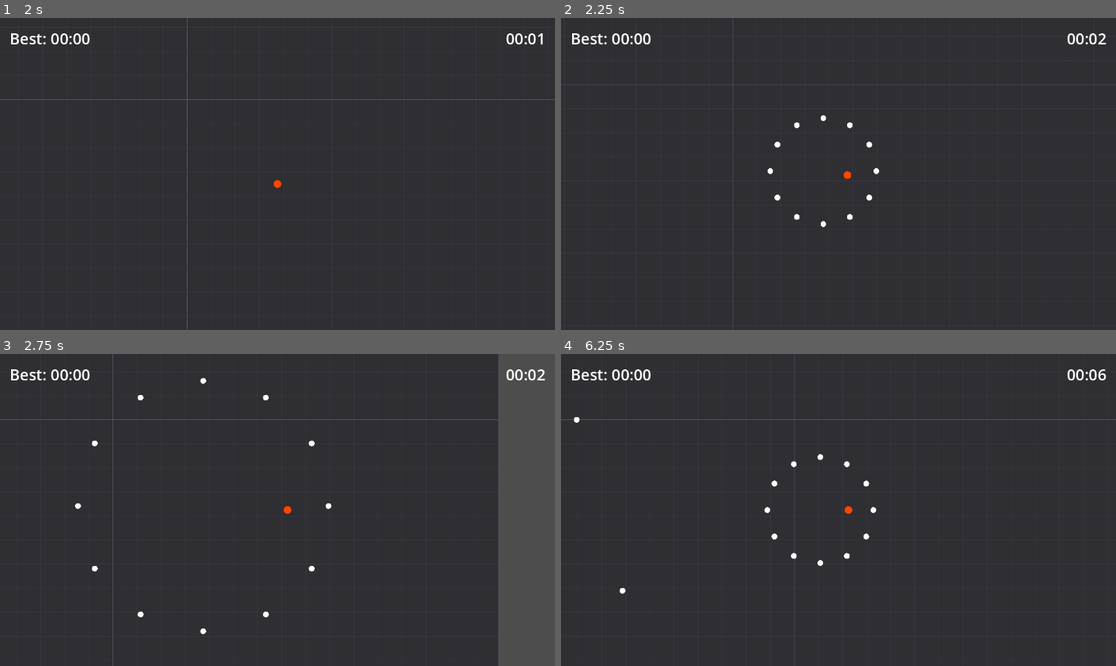
Above: before the commit, frames 1-4 (two rows, left to right).
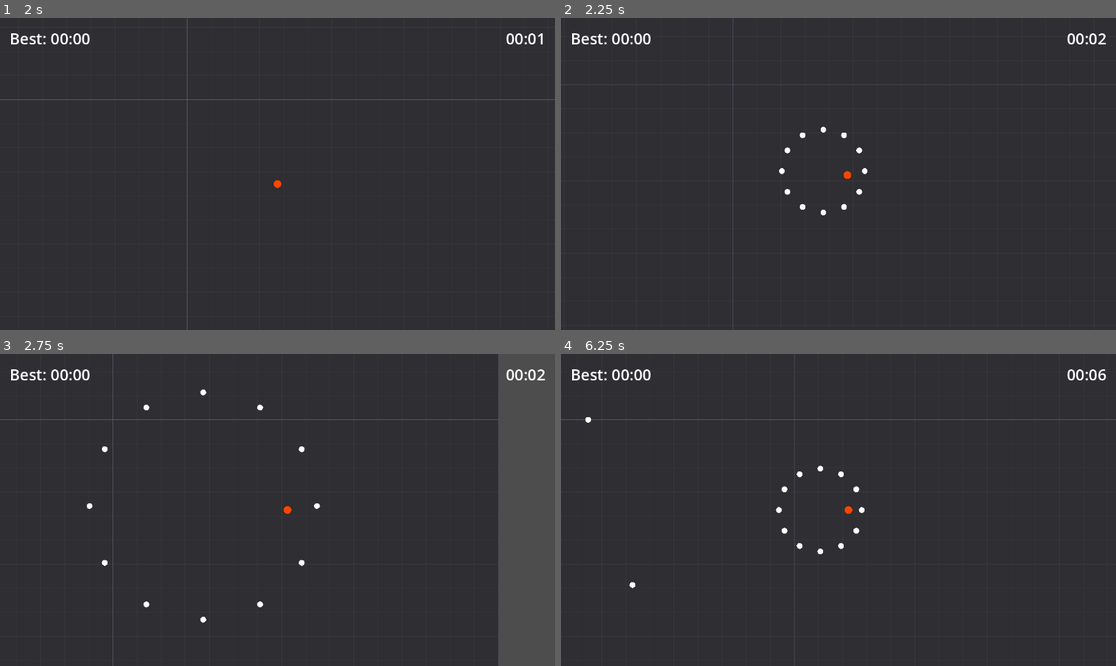
Above: after the commit, the same moments.

Repository: tfoxy/godot-survivor
Game: Godot game, scene res://main.tscn
Same seed, same stepped clock (60 frames per second), same inputs: the game is played once before the commit and once after it.
Inputs:
- Up to frame 1 (2 s): hold D 0.53-1.28 s; tap Enter at 1.25 s; hold S from 1.28 s (still down)
- Up to frame 2 (2.25 s): tap Space at 2 s; release S at 2.03 s; hold D from 2.03 s (still down)
- Up to frame 3 (2.75 s): keep holding D
- Up to frame 4 (6.25 s): release D at 2.78 s; hold W 2.78-3.53 s; hold A 3.53-5.03 s; hold S 5.03-5.78 s; hold D from 5.78 s (still down)

Frame 1 is identical in both runs. In frame 2, 0.4% of the frame differs, in the area x 37-58%, y 31-68%; in frame 3, 0.4%; in frame 4, 0.5%, in the area x 2-57%, y 20-77%.

Commit message:
Improve bullet spawn distance

Diff:
--- a/player.gd
+++ b/player.gd
@@ -8,12 +8,12 @@
 var bullet_manager: BulletManagerScript
 @onready var timer: Timer = $Timer
 
+@export var player_size: float = 8
+@export var move_speed: float = 250
 @export var bullet_count: int = 12
-@export var radius: float = 40.0
-@export var bullet_speed: float = 300.0
-@export var move_speed: float = 250.0
+@export var bullet_speed: float = 300
 @export var bullet_cooldown: float = 2
-@export var player_size: float = 8.0
+@export var bullet_distance: float = player_size * 2
 
 
 @export var grid_extent: float = Globals.GRID_EXTENT
@@ -59,7 +59,7 @@
 
 
 func _on_timer_timeout() -> void:
-	fire_radial_pattern(bullet_count, radius)
+	fire_radial_pattern(bullet_count, bullet_distance)
 
 
 func _draw() -> void:
